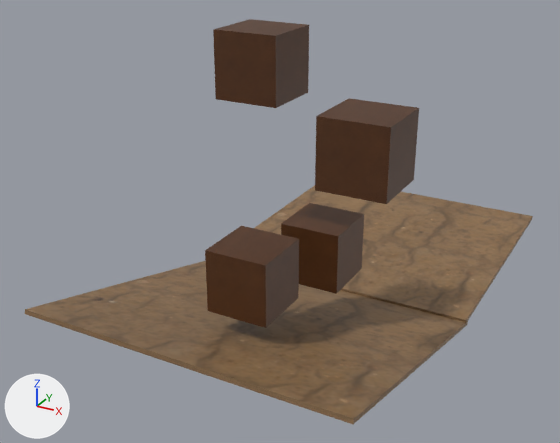
An edit to the glTF model assets/game.glb, drawn before and after from the same camera.
Rendered twice from a 50 mm camera at (3.81, -6.6, 4.53) aimed at (-0.48, 1.19, 0.63). Every picture has the same lights, and +X, +Y and +Z are marked at lower left. The first picture is the older version. Where no turn or scale is listed for an object, it has been applied to the vertices.

Script lines for the objects in view, before the commit:
```python
me_cube = bpy.data.meshes.new('Cube')
me_cube.from_pydata(...)  # a box spanning x -1.0..1.0, y -1.0..1.0, z -1.0..1.0
me_cube.materials.append(mat_brown_leather)  # picture img_ucupaint_brown_leather_color
ob_player = bpy.data.objects.new('player', me_cube)
ob_player.location = (-0.13, 0.19, 2.85)
ob_player.scale = (0.348, 0.348, 0.348)
ob_player_001 = bpy.data.objects.new('player.001', me_cube)
ob_player_001.location = (1.25, -0.3, 2.29)
ob_player_001.scale = (0.348, 0.348, 0.348)
ob_player_002 = bpy.data.objects.new('player.002', me_cube)
ob_player_002.location = (0.12, -0.47, 0.79)
ob_player_002.scale = (0.348, 0.348, 0.348)
ob_player_003 = bpy.data.objects.new('player.003', me_cube)
ob_player_003.location = (0.37, 0.65, 0.71)
ob_player_003.scale = (0.348, 0.348, 0.348)
# also in view: 'ground.001' at (0.0, 0.0, 0.0); 'ground.002' at (0.0, 3.55, -0.42)
```
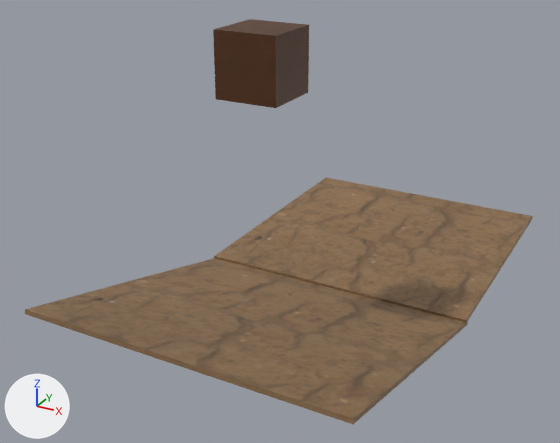
Changed parts and their boxes [x1, y1, x2, y2] in the pictures (560 x 443 px):
```json
{"object": "player.001", "change": "deleted", "before": [315, 98, 419, 204], "on screen": "brown"}
{"object": "player.002", "change": "deleted", "before": [205, 226, 299, 328], "on screen": "brown"}
{"object": "player.003", "change": "deleted", "before": [281, 203, 364, 294], "on screen": "brown"}
```

Scene script edits in JSON lines:
```json
{"op": "remove", "block": "ob_player_001", "code": ["ob_player_001 = bpy.data.objects.new('player.001', me_cube)", "ob_player_001.location = (1.25, -0.3, 2.29)", "ob_player_001.scale = (0.348, 0.348, 0.348)"]}
{"op": "remove", "block": "ob_player_002", "code": ["ob_player_002 = bpy.data.objects.new('player.002', me_cube)", "ob_player_002.location = (0.12, -0.47, 0.79)", "ob_player_002.scale = (0.348, 0.348, 0.348)"]}
{"op": "remove", "block": "ob_player_003", "code": ["ob_player_003 = bpy.data.objects.new('player.003', me_cube)", "ob_player_003.location = (0.37, 0.65, 0.71)", "ob_player_003.scale = (0.348, 0.348, 0.348)"]}
```
